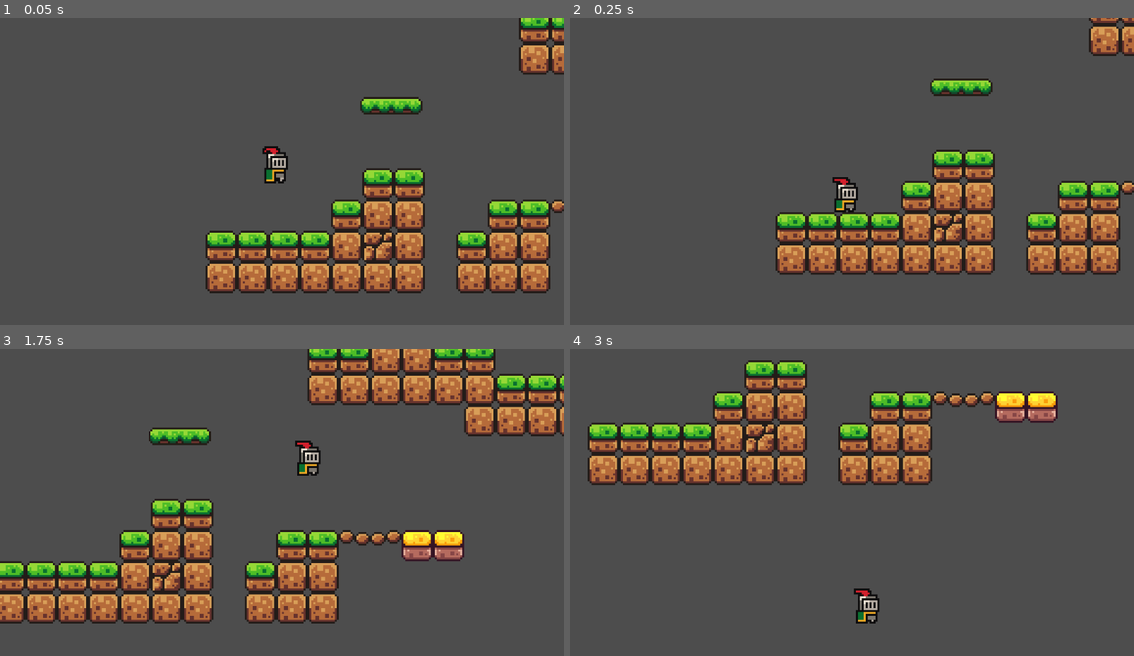
Above: before the commit, frames 1-4 (two rows, left to right).
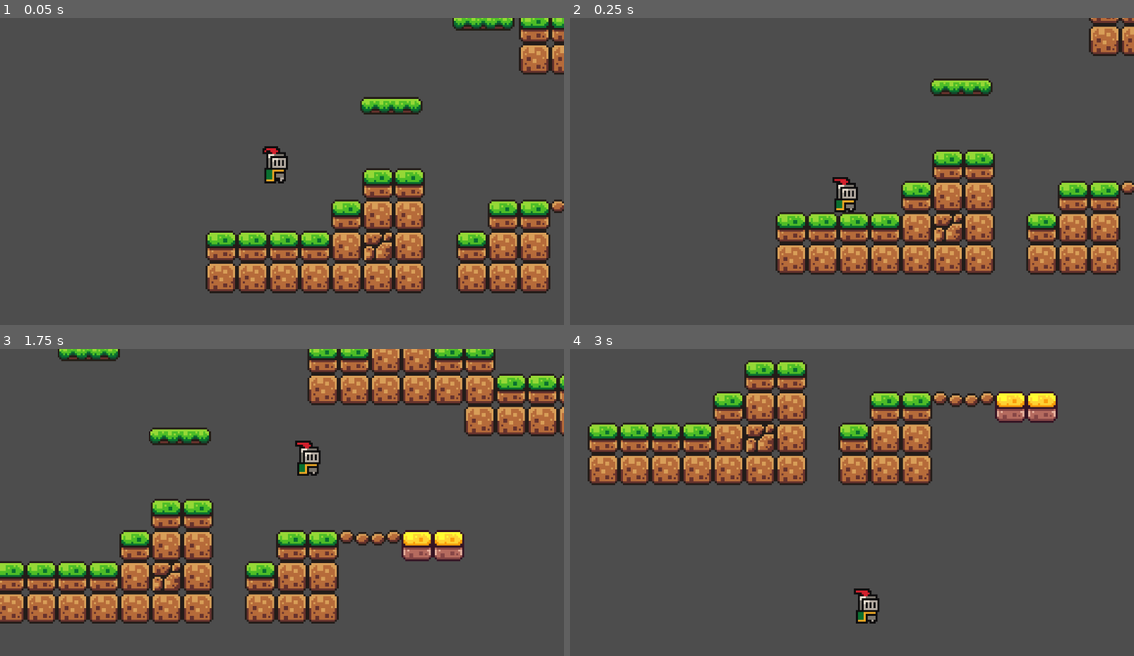
Above: after the commit, the same moments.

Repository: EsbenNyboe/GodotGame
Game: Godot game, scene res://scenes/game.tscn
The game is run twice, just before and just after one commit, with the same random seed, the same clock (stepped at 60 frames per second) and the same inputs.
Inputs:
- Up to frame 1 (0.05 s): no input
- Up to frame 2 (0.25 s): no input
- Up to frame 3 (1.75 s): tap Enter (ui_accept) at 0.5, 0.77, 1.52 s; hold Right (ui_right) from 0.53 s (still down)
- Up to frame 4 (3 s): release Right (ui_right) at 2.03 s; hold Left (ui_left) 2.03-2.78 s; hold Right (ui_right) from 2.78 s (still down)

The runs differ from the first frame. In frame 1, 0.4% of the frame differs, in the area x 80-92%, y 0-5%; in frame 2, nothing differs; in frame 3, 0.4%; in frame 4, nothing differs.

Commit message:
Add moving platform

Diff:
--- a/scenes/game.tscn
+++ b/scenes/game.tscn
@@ -170,6 +170,44 @@
 physics_layer_0/collision_layer = 1
 sources/0 = SubResource("TileSetAtlasSource_gr7xc")
 
+[sub_resource type="Animation" id="Animation_rwawx"]
+resource_name = "move"
+length = 2.0
+loop_mode = 2
+tracks/0/type = "value"
+tracks/0/imported = false
+tracks/0/enabled = true
+tracks/0/path = NodePath(".:position")
+tracks/0/interp = 1
+tracks/0/loop_wrap = true
+tracks/0/keys = {
+"times": PackedFloat32Array(0, 2),
+"transitions": PackedFloat32Array(1, 1),
+"update": 0,
+"values": [Vector2(127, -59), Vector2(17, -59)]
+}
+
+[sub_resource type="Animation" id="Animation_b25la"]
+length = 0.001
+tracks/0/type = "value"
+tracks/0/imported = false
+tracks/0/enabled = true
+tracks/0/path = NodePath(".:position")
+tracks/0/interp = 1
+tracks/0/loop_wrap = true
+tracks/0/keys = {
+"times": PackedFloat32Array(0),
+"transitions": PackedFloat32Array(1),
+"update": 0,
+"values": [Vector2(127, -59)]
+}
+
+[sub_resource type="AnimationLibrary" id="AnimationLibrary_jntxh"]
+_data = {
+"RESET": SubResource("Animation_b25la"),
+"move": SubResource("Animation_rwawx")
+}
+
 [node name="Game" type="Node2D"]
 
 [node name="TileMap" type="TileMap" parent="."]
@@ -187,3 +225,12 @@
 
 [node name="Platform" parent="." instance=ExtResource("3_s8pgg")]
 position = Vector2(79, -16)
+
+[node name="Platform2" parent="." instance=ExtResource("3_s8pgg")]
+position = Vector2(127, -59)
+
+[node name="AnimationPlayer" type="AnimationPlayer" parent="Platform2"]
+libraries = {
+"": SubResource("AnimationLibrary_jntxh")
+}
+autoplay = "move"
Not shown: 1 places in scenes/game.tscn that only renumber resources
